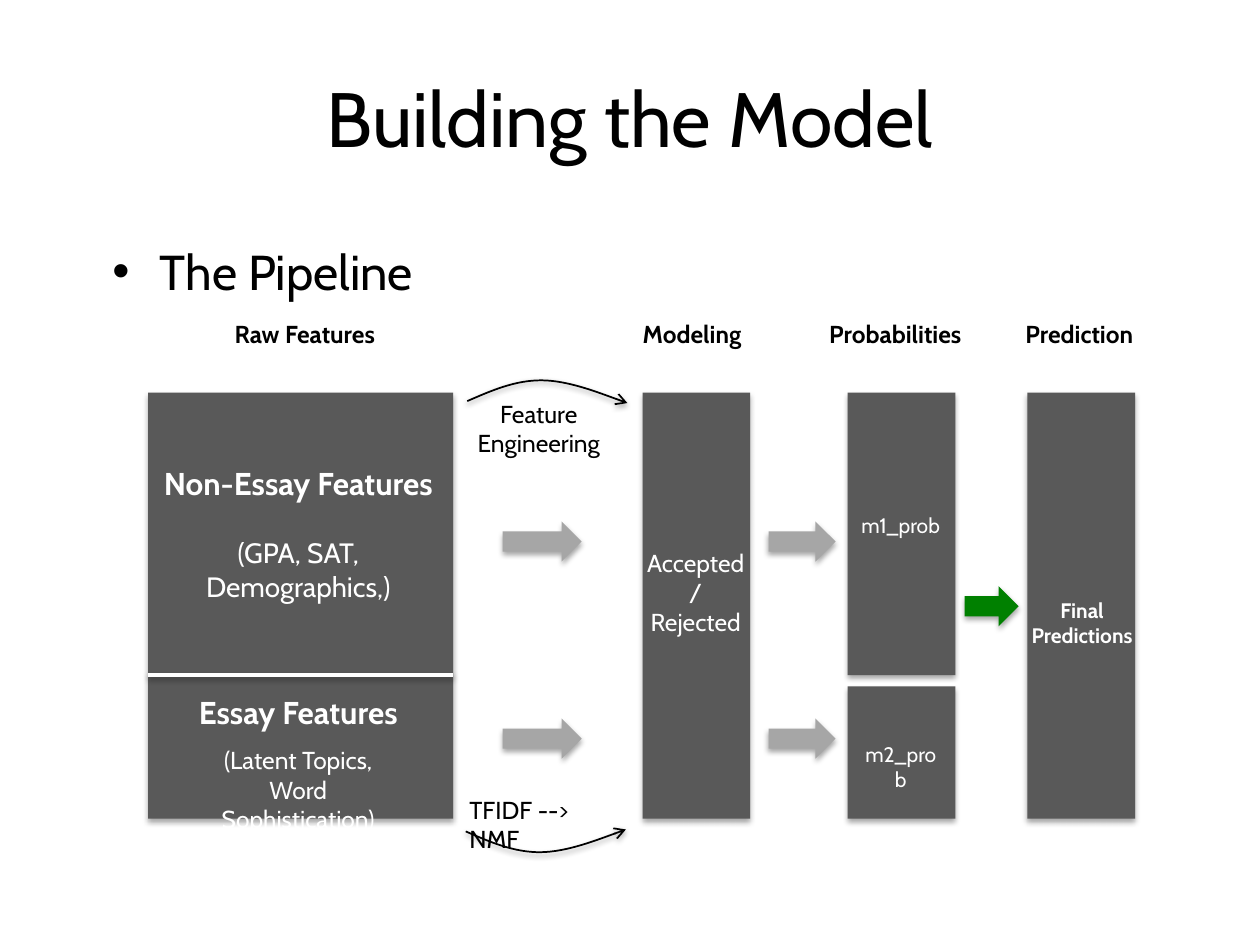
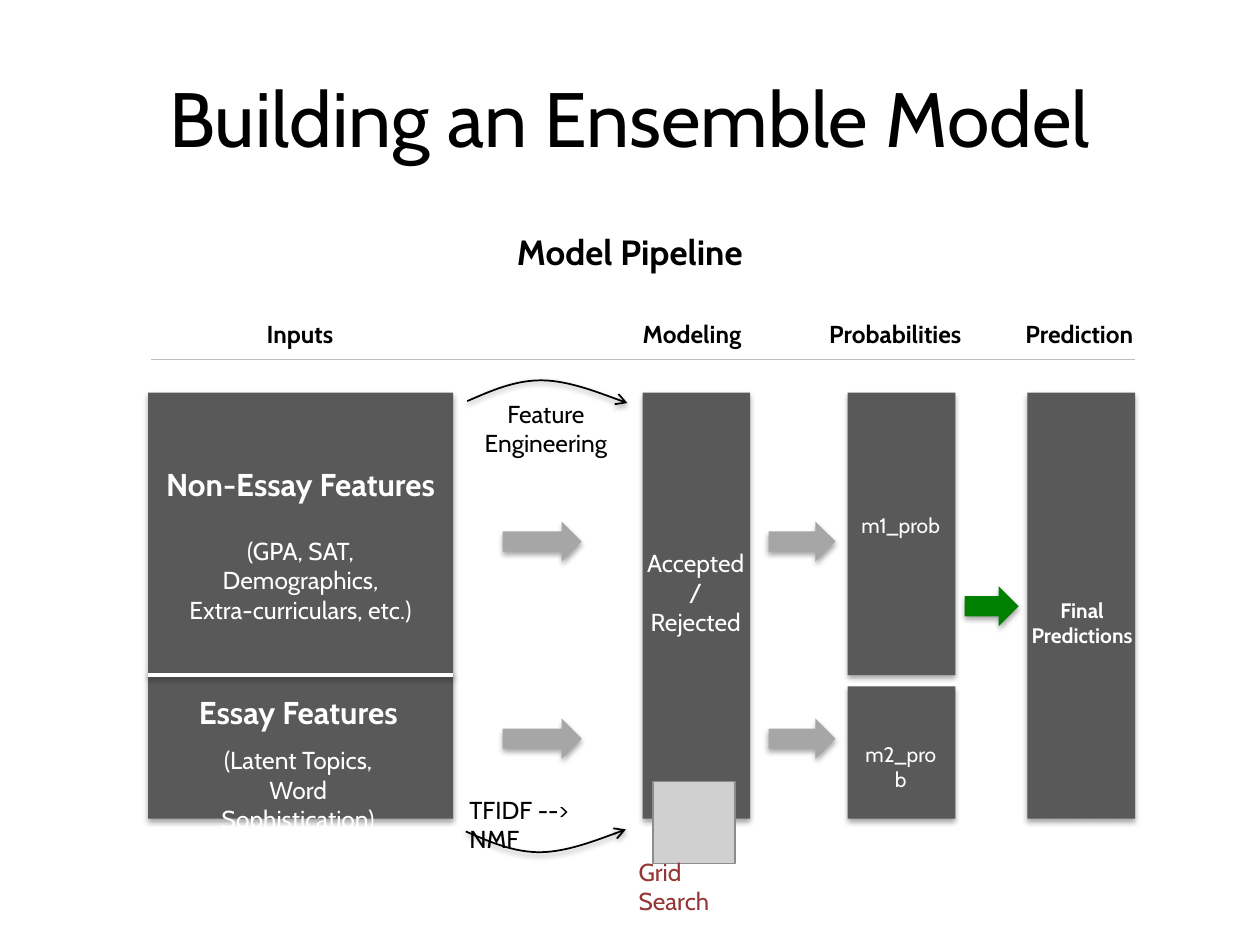
Before and after one commit to yungmsh/mining_the_common_app, a slide deck: slide 4 of presentation/MikeYung_Presentation_v1.pptx. Drawn at 1260x945 pixels with LibreOffice and Linux fonts; fonts in the diff are those of the drawing; grey boxes stand for pictures; background and template pictures are left out. Boxes give left, top, right and bottom in pixels: in the first picture for what was removed or moved away, otherwise in the second. Text is boxed around its words. In the diff, an @@ line names an element or a change of style, - is before the commit and + after.

Commit message:
model updates and presentation updates

```diff
--- a/presentation/MikeYung_Presentation_v1.pptx
+++ b/presentation/MikeYung_Presentation_v1.pptx
@@ title at [169,89,1090,164]: text changed @@
-Building the Model
+Building an Ensemble Model
@@ text added at [517,238,742,274], 20 pt, text #000000, bold @@
+Model Pipeline
@@ text removed at [160,253,413,301] @@
-• The Pipeline
@@ text at [267,326,334,349]: text changed @@
-Raw Features
+Inputs
@@ line added from (151, 359) to (1135, 359), #BFBFBF 0.25 pt @@
@@ text "Feature": place and size @@
-text "Feature" at [478,406,600,458]
+text "Feature" at [485,406,607,458]
@@ text at [247,541,354,564]: size 16 to 14 pt in "(GPA, SAT," @@
@@ text at [189,570,411,623]: text changed; size 16 to 14 pt @@
-Demographics,)
+Demographics,
+Extra-curriculars, etc.)
@@ picture added at [653,781,735,863] @@
@@ text added at [639,861,710,911], 14 pt, text #953735 @@
+Grid Search
```
Also in this commit, not shown: 10 other slides changed, 3 slides added, 1 slide removed, 5 other files.
